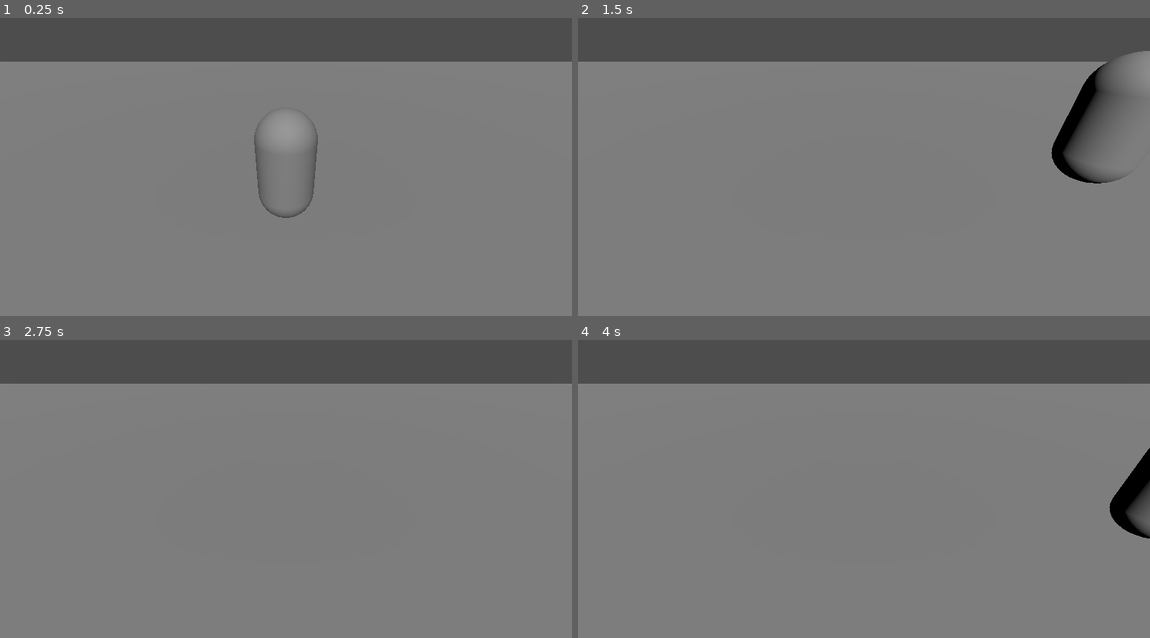
Above: before the commit, frames 1-4 (two rows, left to right).
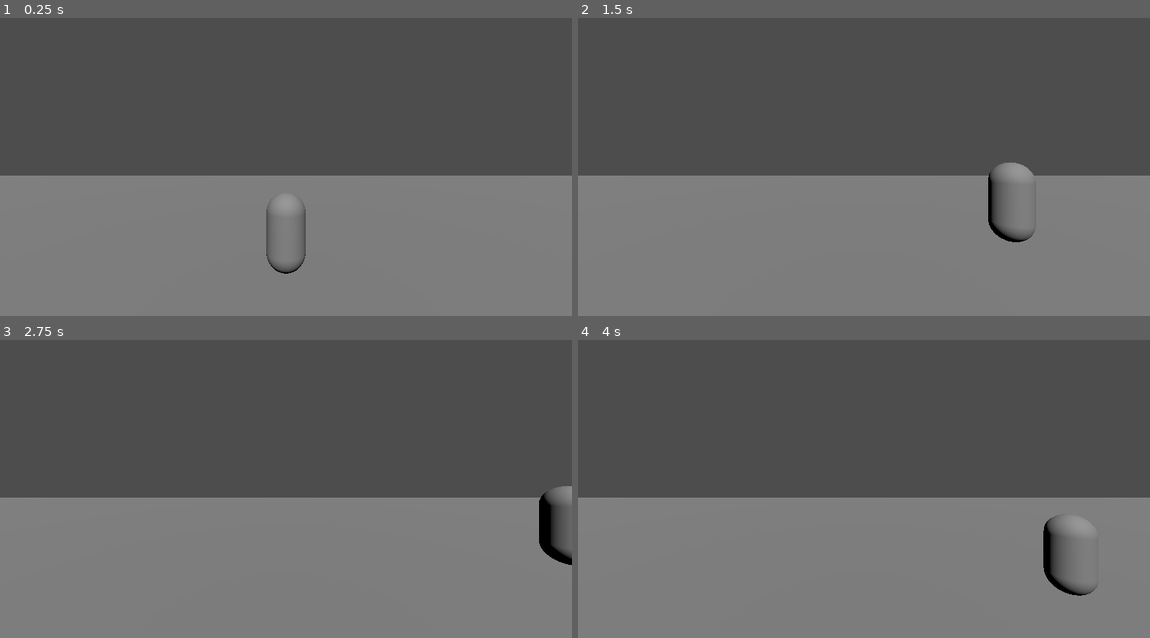
Above: after the commit, the same moments.

Repository: livedtrid/okaii
Game: Godot game, scene res://Scenes/01_Surface_A.tscn
Same seed, same stepped clock (60 frames per second), same inputs: the game is played once before the commit and once after it.
Inputs:
- Up to frame 1 (0.25 s): no input
- Up to frame 2 (1.5 s): tap Enter at 0.5 s; hold D (move_right) 0.53-1.28 s; tap Space (jump) at 0.77 s; hold Down (ui_down) from 1.28 s (still down)
- Up to frame 3 (2.75 s): tap Space (jump) at 1.52, 2 s; release Down (ui_down) at 2.03 s; hold D (move_right) from 2.03 s (still down)
- Up to frame 4 (4 s): release D (move_right) at 2.78 s; hold Up (ui_up) 2.78-3.53 s; tap Space (jump) at 3.02, 3.77 s; hold A (move_left) from 3.53 s (still down)

The runs differ from the first frame. In frame 1, 39% of the frame differs, in the area x 0-100%, y 14-86%; in frame 2, 37%; in frame 3, 39%; in frame 4, 40%.

Commit message:
Update 01_Surface_A.tscn

Diff:
--- a/Scenes/01_Surface_A.tscn
+++ b/Scenes/01_Surface_A.tscn
@@ -16,7 +16,7 @@
 transform = Transform3D(1, 0, 0, 0, 0.70710677, 0.70710677, 0, -0.70710677, 0.70710677, 0, 5, 0)
 
 [node name="Camera3D" type="Camera3D" parent="." unique_id=1539629054]
-transform = Transform3D(0.99999994, 0, 0, 0, 0.8660254, 0.49999997, 0, -0.5, 0.8660253, 0, 3, 3)
+transform = Transform3D(1, 0, 0, 0, 1, 0, 0, 0, 1, 0, 3, 5.353615)
 far = 2000.0
 
 [node name="StaticBody3D" type="StaticBody3D" parent="." unique_id=35773154]
